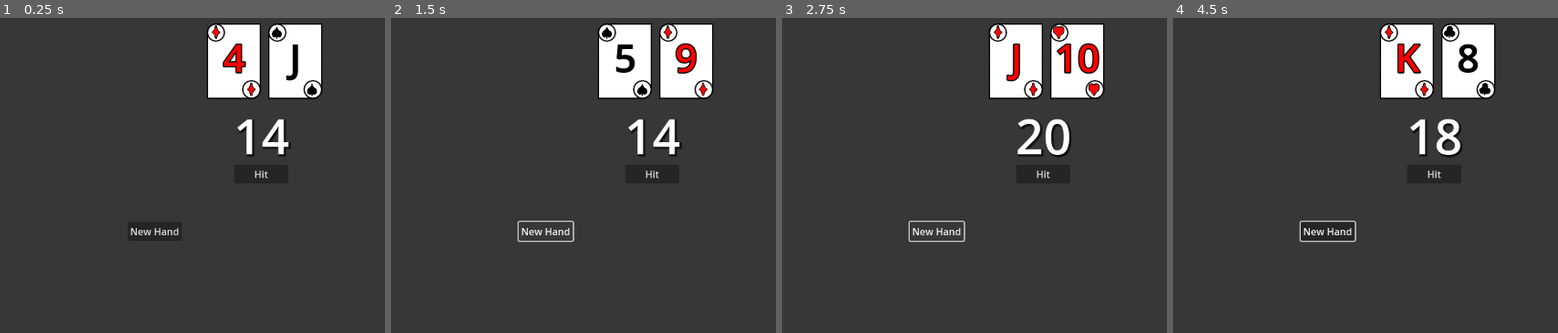
Above: before the commit, frames 1-4 (left to right).
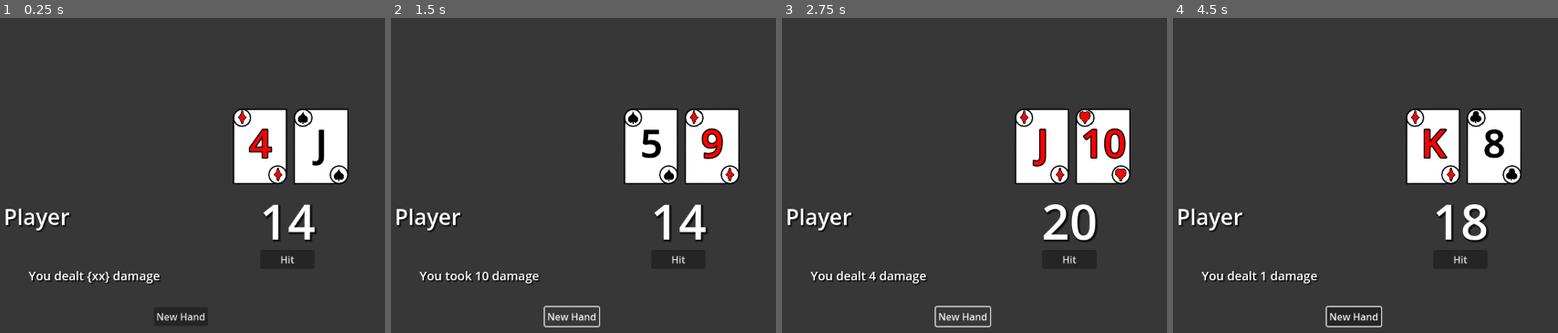
Above: after the commit, the same moments.

Repository: J0eCool/NullDream
Game: Godot game, scene res://BlackjackRPG/BlackjackRPG.tscn
The game is run twice, just before and just after one commit, with the same random seed, the same clock (stepped at 60 frames per second) and the same inputs. This scene is started directly instead of the project's main scene.
Inputs (mouse positions are in pixels of both pictures, inside the frame that each line leads up to):
- Up to frame 1 (0.25 s): no input
- Up to frame 2 (1.5 s): click "Hit" at 0.5 s; click "New Hand" at 1.25 s
- Up to frame 3 (2.75 s): click "New Hand" at 2 s
- Up to frame 4 (4.5 s): tap Enter at 2.75, 4.25 s; move the mouse to (outside the picture) at 2.77 s; hold D (move_right) 2.78-3.53 s; tap J (attack) at 2.85, 4.35 s; click (outside the picture) at 2.92 s; tap K (jump) at 3.02, 3.77 s; tap Space at 3.5 s; move the mouse to (1330, 194) at 3.52 s; hold S (move_down) 3.53-4.28 s; tap E (use) at 3.6 s; move the mouse to (1550, 46) at 4.27 s; hold D (move_right) from 4.28 s (still down)

The runs differ from the first frame. In frame 1, 15% of the frame differs, in the area x 1-91%, y 1-97%; in frame 2, 15%, in the area x 1-91%, y 1-99%; in frame 3, 15%; in frame 4, 15%.

Commit message:
Theming. fakeass damage calculation

Diff:
--- a/BlackjackRPG/BlackjackRPG.tscn
+++ b/BlackjackRPG/BlackjackRPG.tscn
@@ -1,6 +1,7 @@
-[gd_scene load_steps=3 format=3 uid="uid://yefd3qjhnty5"]
+[gd_scene load_steps=4 format=3 uid="uid://yefd3qjhnty5"]
 
 [ext_resource type="Script" path="res://BlackjackRPG/blackjack_rpg.gd" id="1_wsxcj"]
+[ext_resource type="Theme" uid="uid://clqaw4338163" path="res://BlackjackRPG/UI_Theme.tres" id="2_8gxnd"]
 
 [sub_resource type="LabelSettings" id="LabelSettings_5hn8b"]
 font_size = 80
@@ -11,42 +12,70 @@
 [node name="BlackjackRpg" type="Node2D"]
 script = ExtResource("1_wsxcj")
 
-[node name="Cards" type="HBoxContainer" parent="."]
+[node name="Player" type="Control" parent="."]
+layout_mode = 3
+anchors_preset = 0
+offset_right = 40.0
+offset_bottom = 40.0
+
+[node name="Name" type="Label" parent="Player"]
+layout_mode = 0
+offset_left = 108.0
+offset_top = 505.0
+offset_right = 157.0
+offset_bottom = 528.0
+theme = ExtResource("2_8gxnd")
+theme_type_variation = &"HeaderMedium"
+text = "Player"
+
+[node name="Cards" type="HBoxContainer" parent="Player"]
 custom_minimum_size = Vector2(768, 128)
+layout_mode = 1
 anchors_preset = 8
 anchor_left = 0.5
 anchor_top = 0.5
 anchor_right = 0.5
 anchor_bottom = 0.5
-offset_left = 154.0
-offset_top = 211.0
-offset_right = 922.0
-offset_bottom = 339.0
+offset_left = 177.0
+offset_top = 331.0
+offset_right = 945.0
+offset_bottom = 459.0
 grow_horizontal = 2
 grow_vertical = 2
 alignment = 1
 
-[node name="NewHand" type="Button" parent="."]
-offset_left = 312.0
-offset_top = 539.0
-offset_right = 401.0
-offset_bottom = 570.0
-text = "New Hand"
-
-[node name="Hit" type="Button" parent="."]
-offset_left = 487.0
-offset_top = 445.0
-offset_right = 576.0
-offset_bottom = 476.0
-text = "Hit"
-
-[node name="HandValue" type="Label" parent="."]
-offset_left = 486.0
-offset_top = 342.0
-offset_right = 577.0
-offset_bottom = 452.0
+[node name="HandValue" type="Label" parent="Player"]
+layout_mode = 0
+offset_left = 529.0
+offset_top = 482.0
+offset_right = 620.0
+offset_bottom = 592.0
 text = "21"
 label_settings = SubResource("LabelSettings_5hn8b")
 
-[connection signal="pressed" from="NewHand" to="." method="_on_new_hand_pressed"]
-[connection signal="pressed" from="Hit" to="." method="_on_hit_pressed"]
+[node name="NewHand" type="Button" parent="Player"]
+layout_mode = 0
+offset_left = 355.0
+offset_top = 679.0
+offset_right = 444.0
+offset_bottom = 710.0
+text = "New Hand"
+
+[node name="Hit" type="Button" parent="Player"]
+layout_mode = 0
+offset_left = 530.0
+offset_top = 585.0
+offset_right = 619.0
+offset_bottom = 616.0
+text = "Hit"
+
+[node name="LogLabel" type="Label" parent="."]
+offset_left = 149.0
+offset_top = 613.0
+offset_right = 322.0
+offset_bottom = 636.0
+theme = ExtResource("2_8gxnd")
+text = "You dealt {xx} damage"
+
+[connection signal="pressed" from="Player/NewHand" to="." method="_on_new_hand_pressed"]
+[connection signal="pressed" from="Player/Hit" to="." method="_on_hit_pressed"]
--- a/BlackjackRPG/Cards/card.tscn
+++ b/BlackjackRPG/Cards/card.tscn
@@ -70,6 +70,7 @@
 texture = ExtResource("1_477cc")
 
 [node name="Label" type="Label" parent="."]
+layout_mode = 0
 offset_left = 5.0
 offset_top = 13.0
 offset_right = 90.0
@@ -85,7 +86,7 @@
 animation = &"diamond"
 
 [node name="Suit_BR" type="AnimatedSprite2D" parent="."]
-position = Vector2(75.2, 110.2)
+position = Vector2(76.2, 110.2)
 scale = Vector2(0.35, 0.35)
 sprite_frames = SubResource("SpriteFrames_ja4vk")
 animation = &"diamond"
--- /dev/null
+++ b/BlackjackRPG/UI_Theme.tres
@@ -0,0 +1,11 @@
+[gd_resource type="Theme" format=3 uid="uid://clqaw4338163"]
+
+[resource]
+HeaderMedium/colors/font_shadow_color = Color(0, 0, 0, 0.521569)
+HeaderMedium/constants/shadow_outline_size = 4
+HeaderMedium/font_sizes/font_size = 36
+Label/colors/font_shadow_color = Color(0, 0, 0, 0.513726)
+Label/constants/shadow_offset_x = 2
+Label/constants/shadow_offset_y = 2
+Label/constants/shadow_outline_size = 2
+Label/font_sizes/font_size = 20
--- a/BlackjackRPG/blackjack_rpg.gd
+++ b/BlackjackRPG/blackjack_rpg.gd
@@ -7,26 +7,26 @@
 	var card: Card = card_scene.instantiate()
 	card.suit = randi()%4
 	card.val = randi()%13
-	card.position = Vector2(100*$Cards.get_child_count(), 0)
-	$Cards.add_child(card)
+	card.position = Vector2(100*$Player/Cards.get_child_count(), 0)
+	$Player/Cards.add_child(card)
 
 	var hand = hand_value()
-	$HandValue.text = str(hand)
+	$Player/HandValue.text = str(hand)
 	var color = Color.WHITE
 	if hand == 21:
 		color = Color.YELLOW
 	elif hand > 21:
 		color = Color.RED
-	$HandValue.label_settings.font_color = color
+	$Player/HandValue.label_settings.font_color = color
 
 
 func hand_value() -> int:
 	var value = 0
-	for card: Card in $Cards.get_children():
+	for card: Card in $Player/Cards.get_children():
 		value += card.get_value()
 	# second pass if Aces are causing us to go over 21
 	# (aces can be either 1 or 11)
-	for card: Card in $Cards.get_children():
+	for card: Card in $Player/Cards.get_children():
 		if value > 21 and card.val == Card.CardVal.Ace:
 			value -= 10
 	return value
@@ -44,14 +44,22 @@
 
 func new_hand() -> void:
 	# clear hand
-	for child in $Cards.get_children():
-		$Cards.remove_child(child)
+	for child in $Player/Cards.get_children():
+		$Player/Cards.remove_child(child)
 		child.queue_free()
 	for i in range(2):
 		draw_card()
 
 
 func _on_new_hand_pressed() -> void:
+	var damage = hand_value() - 10
+	if damage == 11:
+		damage = 15
+	elif damage > 11:
+		damage = -10
+	var word = "dealt" if damage > 0 else "took"
+	$LogLabel.text = "You {0} {1} damage".format([word, abs(damage)])
+
 	new_hand()
 
 
